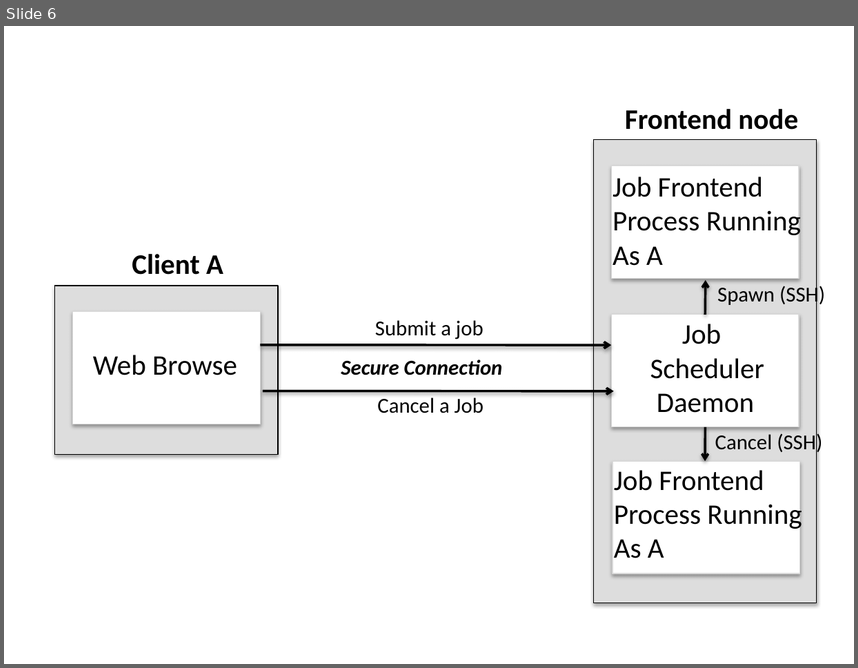
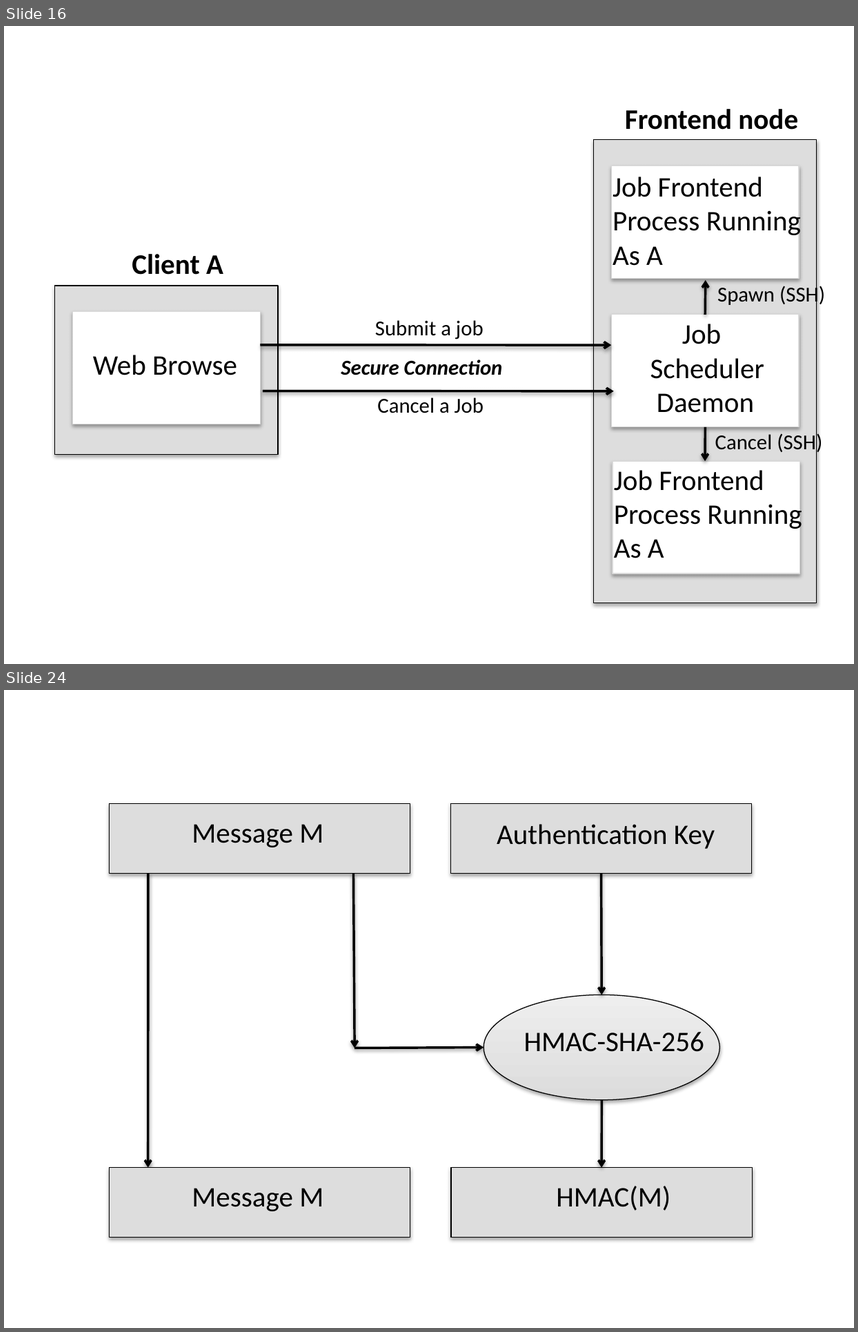
Before and after one commit to hexi111/xxh2229, a slide deck: latex/project-pj/figure.pptx. Shown one above the other, each under a label of ours: slide 6 before the commit, slides 16 and 24 after it; the slides between them are not shown. The pictures are 858x668 and 858x1332 pixels, drawn with LibreOffice and Linux fonts; fonts in the diff are those of the drawing. Boxes give left, top, right and bottom in pixels: in the first picture for what was removed or moved away, otherwise in the second. Text is boxed around its words. In the diff, an @@ line names an element or a change of style, - is before the commit and + after.

```diff
--- a/latex/project-pj/figure.pptx
+++ b/latex/project-pj/figure.pptx
@@ slide 24 added at (4, 690, 854, 1328), background #FFFFFF @@
@@ rectangle added at (110, 804, 410, 874), fill #DDDDDD, outline #000000 0.75 pt @@
@@ rectangle added at (451, 804, 752, 874), fill #DDDDDD, outline #000000 0.75 pt @@
@@ text added at (192, 824, 323, 847), 24 pt, text #000000 @@
+Message M
@@ text added at (497, 824, 715, 849), 24 pt, text #000000 @@
+Authentication Key
@@ arrow added from (148, 873) to (148, 1167), #000000 2 pt @@
@@ arrow added from (353, 873) to (355, 1048), #000000 2 pt @@
@@ arrow added from (602, 873) to (602, 994), #000000 2 pt @@
@@ ellipse added at (484, 994, 720, 1100), fill gradient #DDDDDD to #EFEFEF, outline #000000 0.75 pt @@
@@ text added at (524, 1032, 704, 1052), 24 pt, text #000000 @@
+HMAC-SHA-256
@@ arrow added from (355, 1048) to (484, 1047), #000000 2 pt @@
@@ arrow added from (602, 1100) to (602, 1167), #000000 2 pt @@
@@ rectangle added at (110, 1167, 410, 1236), fill #DDDDDD, outline #000000 0.75 pt @@
@@ rectangle added at (451, 1167, 752, 1236), fill #DDDDDD, outline #000000 0.75 pt @@
@@ text added at (556, 1185, 671, 1210), 24 pt, text #000000 @@
+HMAC(M)
@@ text added at (192, 1187, 323, 1211), 24 pt, text #000000 @@
+Message M
@@ what was slide 6 is now slide 16 @@
```
Also in this commit, not shown: 1 slide changed, 18 other slides added, 31 other files.
